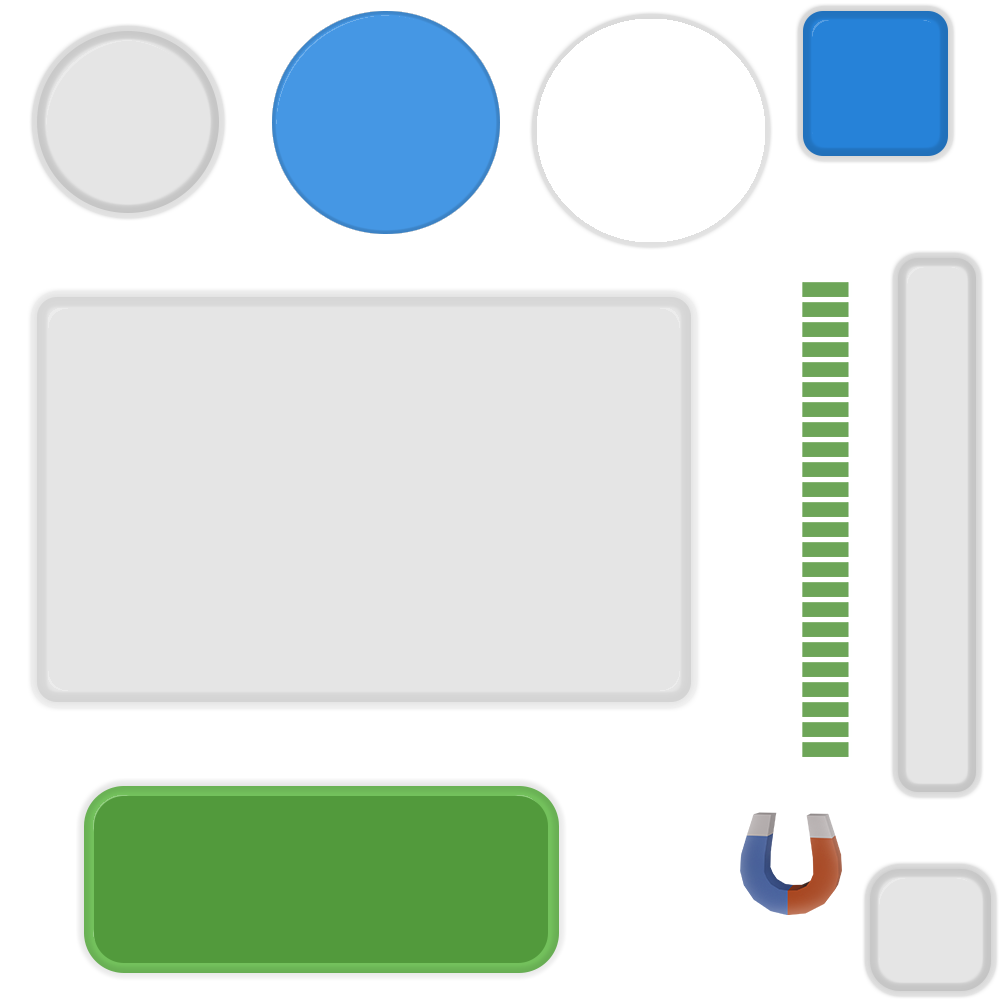
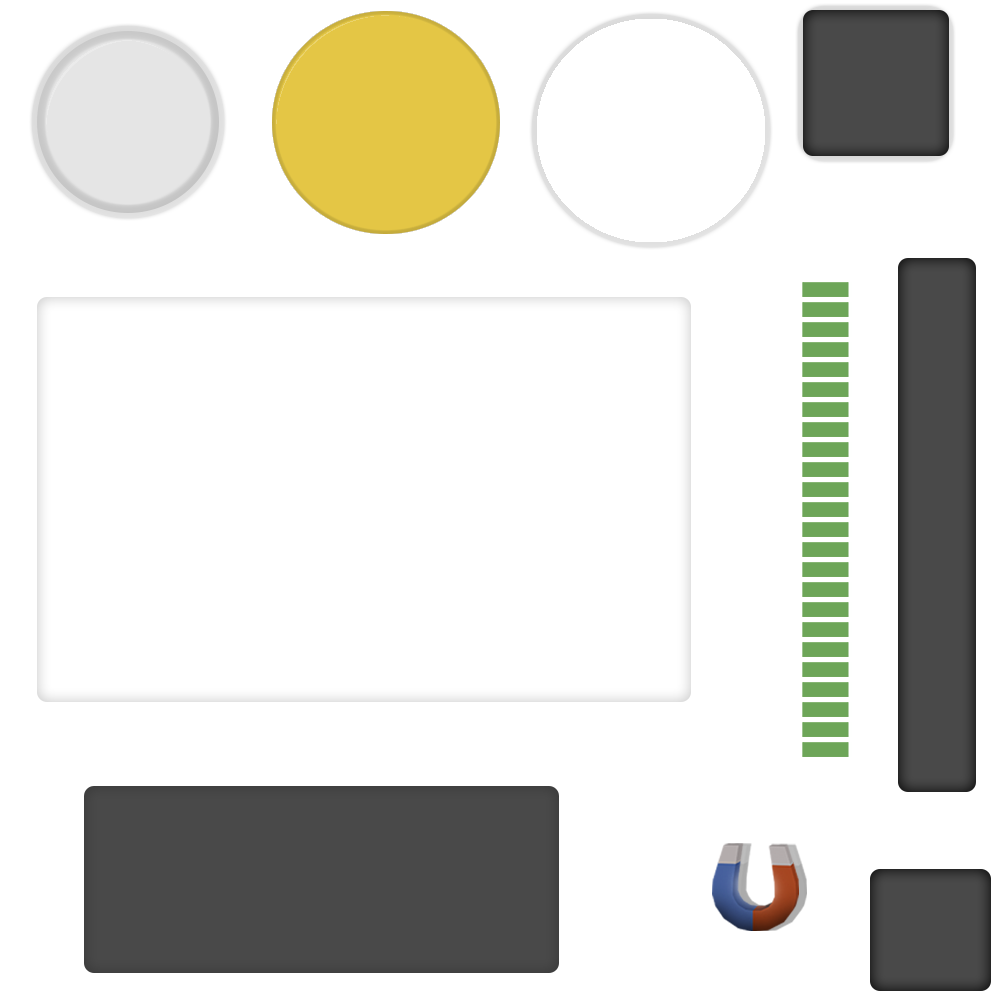
Layers edited between the first and the second 1000×1000 image:
removed layer "Rechteck 2" (1st of 6) over [94, 796, 548, 963]
painted on "Rechteck 2" (1st of 5) over [84, 786, 559, 973]
painted on "Ellipse 1" (5th of 5) over [272, 11, 500, 234]
removed layer "Ebene 2" (was 35%) over [542, 696, 999, 999]
added layer "Ebene 30" above "untitled" over [712, 853, 812, 931]
painted on "untitled" (1st of 2) over [712, 812, 842, 931]
added layer "untitled" (2nd of 2) (40%) above "Rechteck 1" over [720, 843, 807, 931]
added layer "Rechteck 1" above "Rechteck 2" over [803, 10, 949, 156]
painted on "Rechteck 2" (3rd of 5) over [870, 869, 991, 991]
painted on "Rechteck 2" (4th of 5) over [898, 258, 976, 792]
painted on "Rechteck 2" (5th of 5) over [37, 297, 691, 702]
